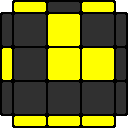
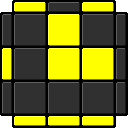
Two versions of the same layered image (128x128). Layer-by-layer changes:
painted on "color" over (x1=2, y1=2, x2=126, y2=126)
